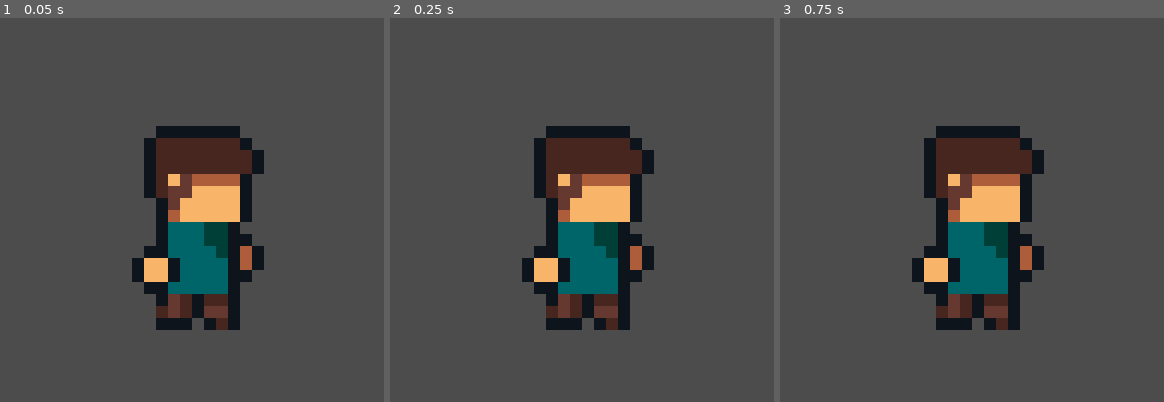
Above: before the commit, frames 1-3 (left to right).
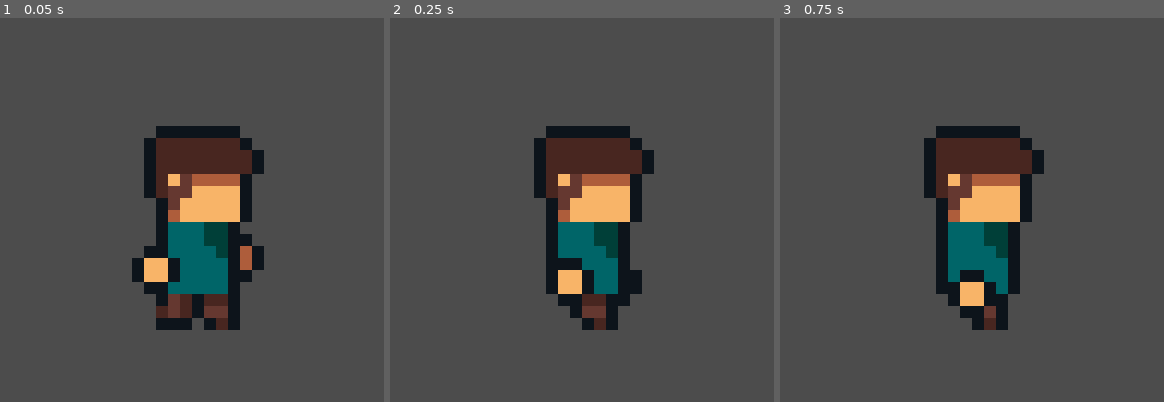
Above: after the commit, the same moments.

Repository: davifoox/character-creator
Game: Godot game, scene res://Main.tscn
Same seed, same stepped clock (60 frames per second), same inputs: the game is played once before the commit and once after it.
Inputs:
- Up to frame 1 (0.05 s): no input
- Up to frame 2 (0.25 s): no input
- Up to frame 3 (0.75 s): tap Enter (ui_accept) at 0.5 s

Frame 1 is identical in both runs. In frame 2, 3.8% of the frame differs, in the area x 34-69%, y 56-82%; in frame 3, 4.0%.

Commit message:
Update Character.tscn

Diff:
--- a/Character.tscn
+++ b/Character.tscn
@@ -344,7 +344,7 @@
 tracks/0/keys = {
 "times": PoolRealArray( 0 ),
 "transitions": PoolRealArray( 1 ),
-"update": 0,
+"update": 1,
 "values": [ Vector2( 1, -4 ) ]
 }
 tracks/1/type = "value"
@@ -356,7 +356,7 @@
 tracks/1/keys = {
 "times": PoolRealArray( 0 ),
 "transitions": PoolRealArray( 1 ),
-"update": 0,
+"update": 1,
 "values": [ Vector2( 1, -4 ) ]
 }
 tracks/2/type = "value"
@@ -366,10 +366,10 @@
 tracks/2/imported = false
 tracks/2/enabled = true
 tracks/2/keys = {
-"times": PoolRealArray( 0 ),
-"transitions": PoolRealArray( 1 ),
-"update": 0,
-"values": [ Vector2( 4, 4 ) ]
+"times": PoolRealArray( 0, 0.125, 0.25 ),
+"transitions": PoolRealArray( 1, 1, 1 ),
+"update": 1,
+"values": [ Vector2( 4, 4 ), Vector2( 3, 6 ), Vector2( 1, 6 ) ]
 }
 tracks/3/type = "value"
 tracks/3/path = NodePath("Sprites/Body:position")
@@ -380,7 +380,7 @@
 tracks/3/keys = {
 "times": PoolRealArray( 0 ),
 "transitions": PoolRealArray( 1 ),
-"update": 0,
+"update": 1,
 "values": [ Vector2( 0.5, 4 ) ]
 }
 tracks/4/type = "value"
@@ -390,10 +390,10 @@
 tracks/4/imported = false
 tracks/4/enabled = true
 tracks/4/keys = {
-"times": PoolRealArray( 0 ),
-"transitions": PoolRealArray( 1 ),
-"update": 0,
-"values": [ Vector2( -3, 5 ) ]
+"times": PoolRealArray( 0, 0.125, 0.25 ),
+"transitions": PoolRealArray( 1, 1, 1 ),
+"update": 1,
+"values": [ Vector2( -3, 5 ), Vector2( -1, 6 ), Vector2( 0, 7 ) ]
 }
 tracks/5/type = "value"
 tracks/5/path = NodePath("Sprites/LeftLeg:position")
@@ -402,10 +402,10 @@
 tracks/5/imported = false
 tracks/5/enabled = true
 tracks/5/keys = {
-"times": PoolRealArray( 0 ),
-"transitions": PoolRealArray( 1 ),
-"update": 0,
-"values": [ Vector2( 2, 8.5 ) ]
+"times": PoolRealArray( 0, 0.125 ),
+"transitions": PoolRealArray( 1, 1 ),
+"update": 1,
+"values": [ Vector2( 2, 8.5 ), Vector2( 1, 8.5 ) ]
 }
 tracks/6/type = "value"
 tracks/6/path = NodePath("Sprites/RightLeg:position")
@@ -414,10 +414,10 @@
 tracks/6/imported = false
 tracks/6/enabled = true
 tracks/6/keys = {
-"times": PoolRealArray( 0 ),
-"transitions": PoolRealArray( 1 ),
-"update": 0,
-"values": [ Vector2( -2, 8 ) ]
+"times": PoolRealArray( 0, 0.125 ),
+"transitions": PoolRealArray( 1, 1 ),
+"update": 1,
+"values": [ Vector2( -2, 8 ), Vector2( 1, 8.5 ) ]
 }
 tracks/7/type = "value"
 tracks/7/path = NodePath("Sprites/RightLeg:flip_v")
@@ -462,10 +462,10 @@
 tracks/10/imported = false
 tracks/10/enabled = true
 tracks/10/keys = {
-"times": PoolRealArray( 0 ),
-"transitions": PoolRealArray( 1 ),
-"update": 0,
-"values": [ 90.0 ]
+"times": PoolRealArray( 0, 0.125 ),
+"transitions": PoolRealArray( 1, 1 ),
+"update": 1,
+"values": [ 90.0, 0.0 ]
 }
 tracks/11/type = "value"
 tracks/11/path = NodePath("Sprites/RightLeg:scale")
@@ -474,10 +474,34 @@
 tracks/11/imported = false
 tracks/11/enabled = true
 tracks/11/keys = {
-"times": PoolRealArray( 0 ),
+"times": PoolRealArray( 0, 0.125 ),
+"transitions": PoolRealArray( 1, 1 ),
+"update": 1,
+"values": [ Vector2( 1, 1 ), Vector2( 1, 1 ) ]
+}
+tracks/12/type = "value"
+tracks/12/path = NodePath("Sprites/LeftLeg:scale")
+tracks/12/interp = 1
+tracks/12/loop_wrap = true
+tracks/12/imported = false
+tracks/12/enabled = true
+tracks/12/keys = {
+"times": PoolRealArray( 0.125 ),
 "transitions": PoolRealArray( 1 ),
 "update": 0,
 "values": [ Vector2( 1, 1 ) ]
+}
+tracks/13/type = "value"
+tracks/13/path = NodePath("Sprites/LeftLeg:rotation_degrees")
+tracks/13/interp = 1
+tracks/13/loop_wrap = true
+tracks/13/imported = false
+tracks/13/enabled = true
+tracks/13/keys = {
+"times": PoolRealArray( 0.125 ),
+"transitions": PoolRealArray( 1 ),
+"update": 0,
+"values": [ 0.0 ]
 }
 
 [node name="Character" type="Node2D"]
@@ -528,4 +552,4 @@
 position = Vector2( 24, 0 )
 texture = ExtResource( 3 )
 hframes = 36
-frame = 4
+frame = 6
